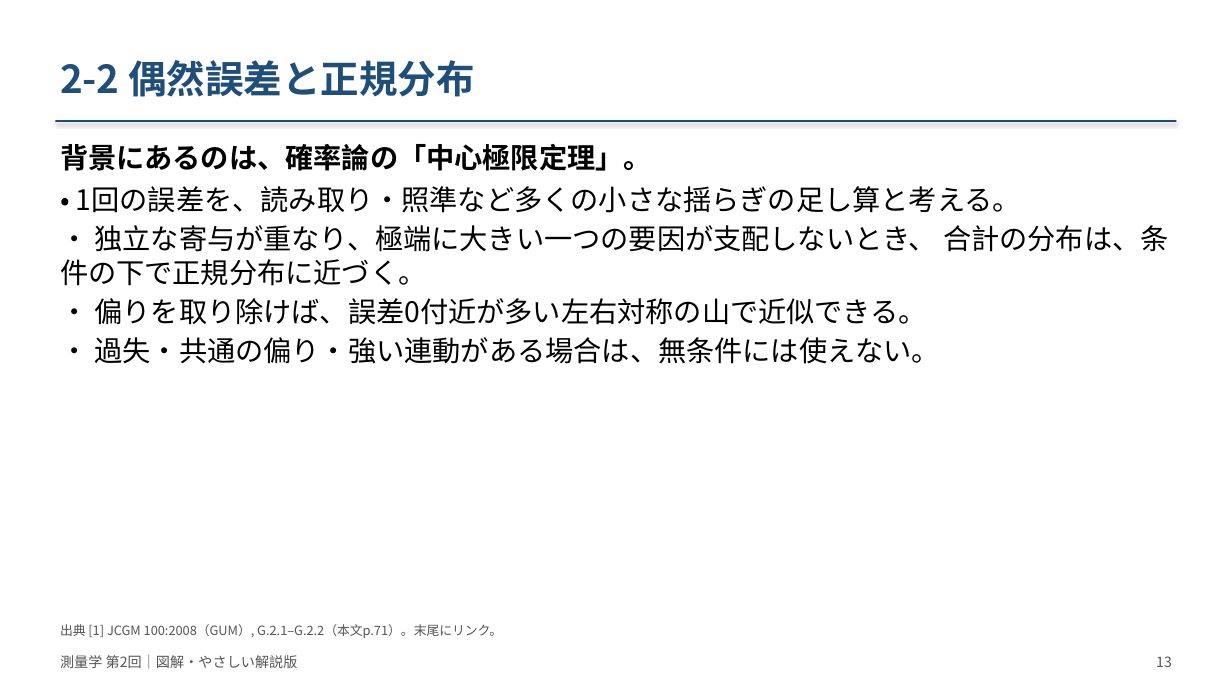
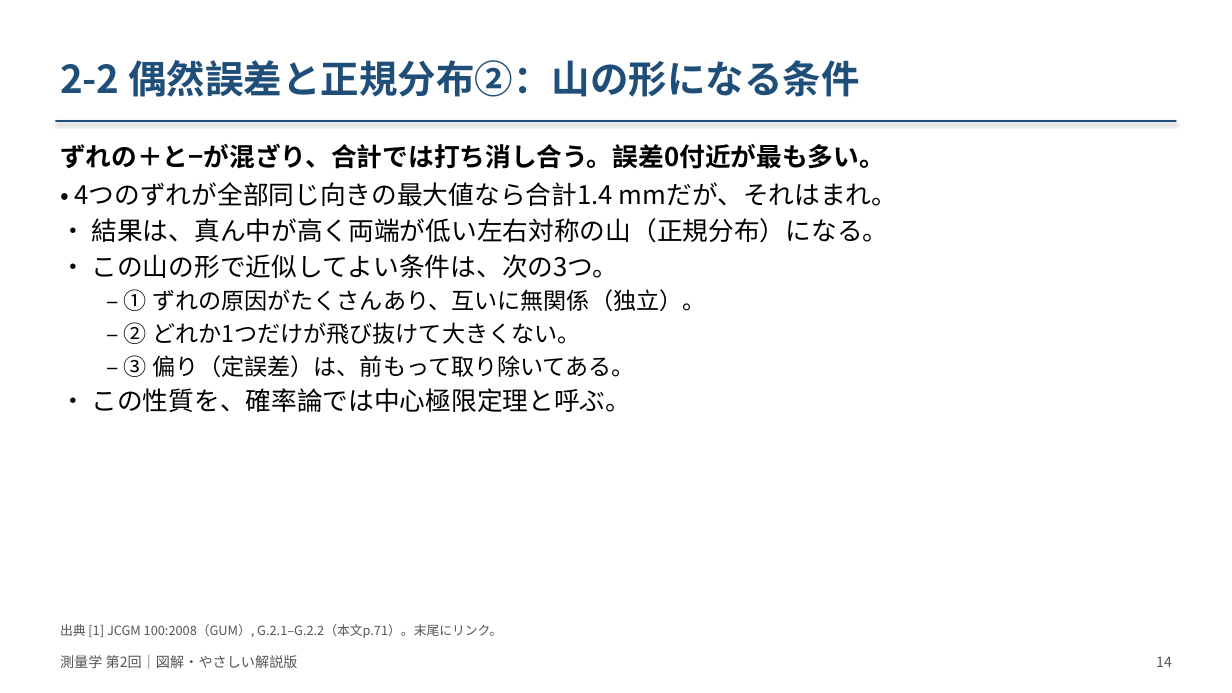
Before and after one commit to NN3210/Lecture, a slide deck: slide 14 of Surveying/materials/slides/第02回_測量の基礎と誤差論/改訂版_20261008/測量学_第02回_図解改訂版.pptx (slide 13 before the commit). Drawn at 1232x693 pixels with LibreOffice and Linux fonts; fonts in the diff are those of the drawing. Boxes give left, top, right and bottom in pixels: in the first picture for what was removed or moved away, otherwise in the second. Text is boxed around its words. In the diff, an @@ line names an element or a change of style, - is before the commit and + after.

```diff
--- a/Surveying/materials/slides/第02回_測量の基礎と誤差論/改訂版_20261008/測量学_第02回_図解改訂版.pptx
+++ b/Surveying/materials/slides/第02回_測量の基礎と誤差論/改訂版_20261008/測量学_第02回_図解改訂版.pptx
@@ text at (60,60,859,97): text changed @@
-2-2 偶然誤差と正規分布
+2-2 偶然誤差と正規分布②：山の形になる条件
@@ text at (60,144,898,412): text changed; size 22 to 20 pt @@
-背景にあるのは、確率論の「中心極限定理」。
-• 1回の誤差を、読み取り・照準など多くの小さな揺らぎの足し算と考える。
-• 独立な寄与が重なり、極端に大きい一つの要因が支配しないとき、 合計の分布は、条件の下で正規分布に近づく。
-• 偏りを取り除けば、誤差0付近が多い左右対称の山で近似できる。
-• 過失・共通の偏り・強い連動がある場合は、無条件には使えない。
+ずれの＋と−が混ざり、合計では打ち消し合う。誤差0付近が最も多い。
+• 4つのずれが全部同じ向きの最大値なら合計1.4 mmだが、それはまれ。
+• 結果は、真ん中が高く両端が低い左右対称の山（正規分布）になる。
+• この山の形で近似してよい条件は、次の3つ。
+  – ① ずれの原因がたくさんあり、互いに無関係（独立）。
+  – ② どれか1つだけが飛び抜けて大きくない。
+  – ③ 偏り（定誤差）は、前もって取り除いてある。
+• この性質を、確率論では中心極限定理と呼ぶ。
@@ text at (1156,656,1172,667): text changed @@
-13
+14
```
Also in this commit, not shown: 57 other slides changed, 14 slides added, 23 other files.
